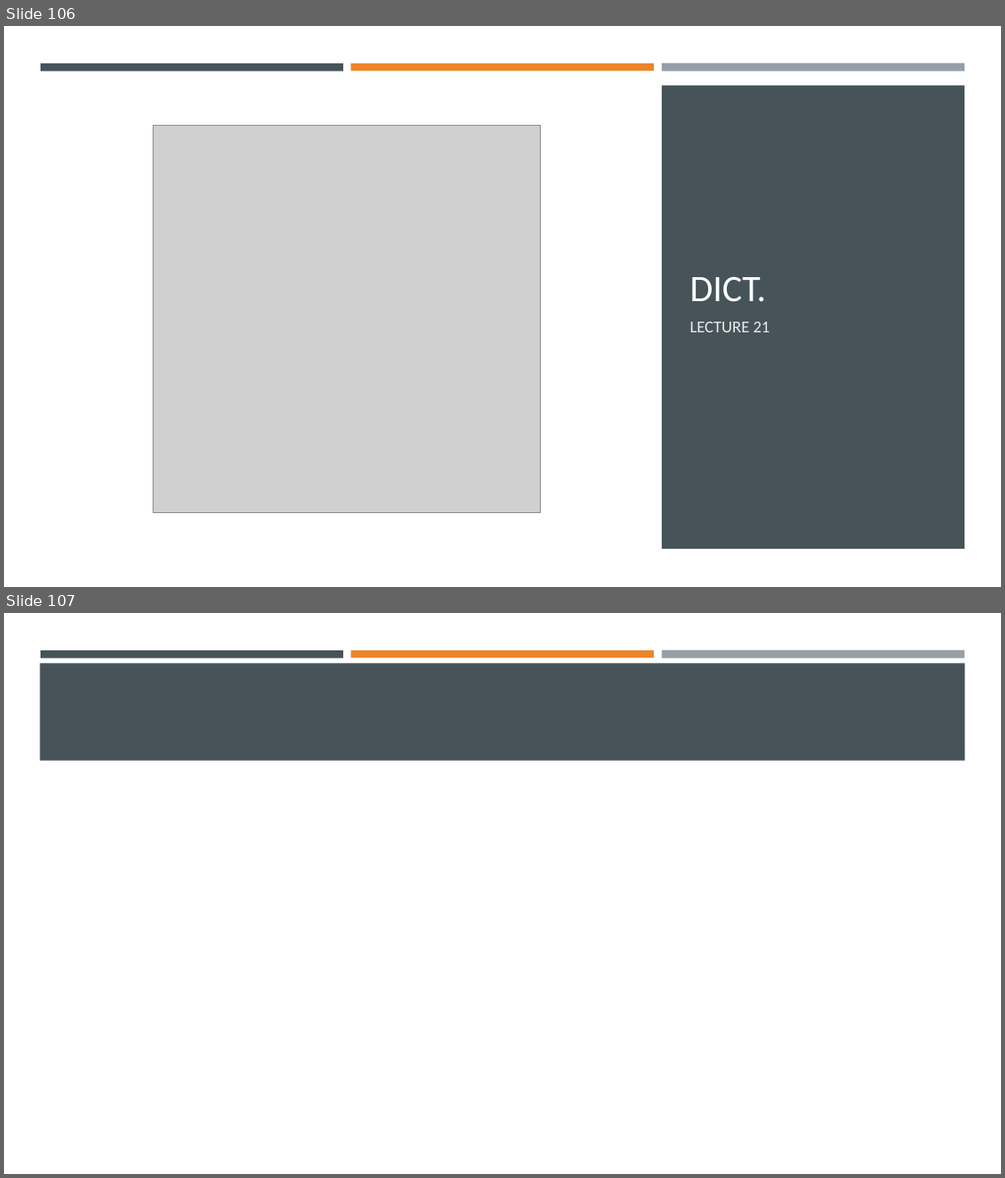
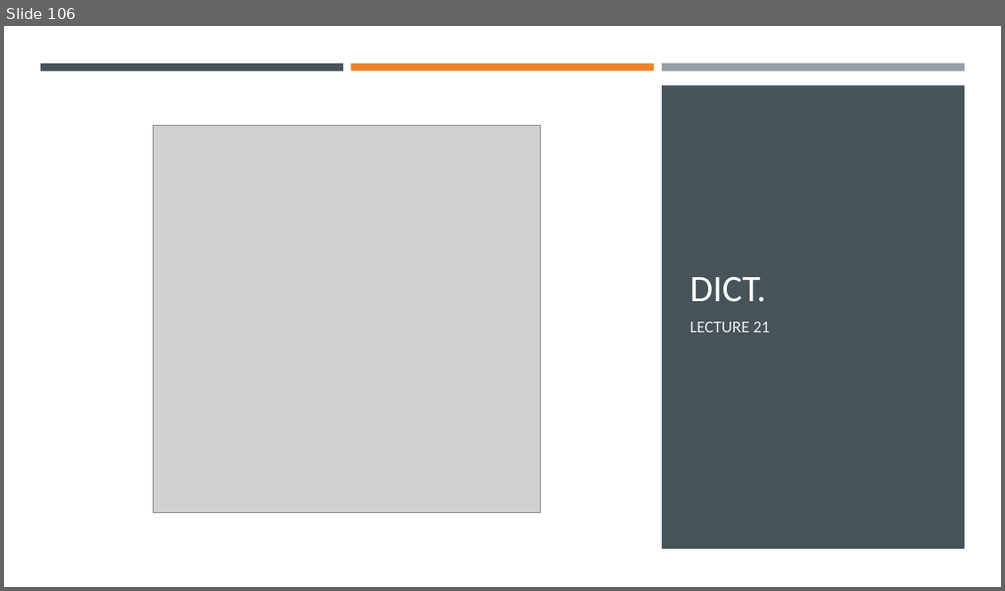
Before and after one commit to Ghost0396/iot, a slide deck: python/Python 3.pptx. Shown one above the other, each under a label of ours: slides 106 and 107 before the commit, slide 106 after it. The pictures are 1005x1178 and 1005x591 pixels, drawn with LibreOffice and Linux fonts; fonts in the diff are those of the drawing; grey boxes stand for pictures. Boxes give left, top, right and bottom in pixels: in the first picture for what was removed or moved away, otherwise in the second. Text is boxed around its words. In the diff, an @@ line names an element or a change of style, - is before the commit and + after.

```diff
--- a/python/Python 3.pptx
+++ b/python/Python 3.pptx
@@ slide 107 removed at (4,613,1001,1174), background #FFFFFF @@
@@ rectangle removed at (40,663,965,761) @@
@@ rectangle removed at (40,650,343,657) @@
@@ rectangle removed at (351,650,654,657) @@
@@ rectangle removed at (662,650,964,658) @@
```
Also in this commit, not shown: 18 slides added, 2 other files.
